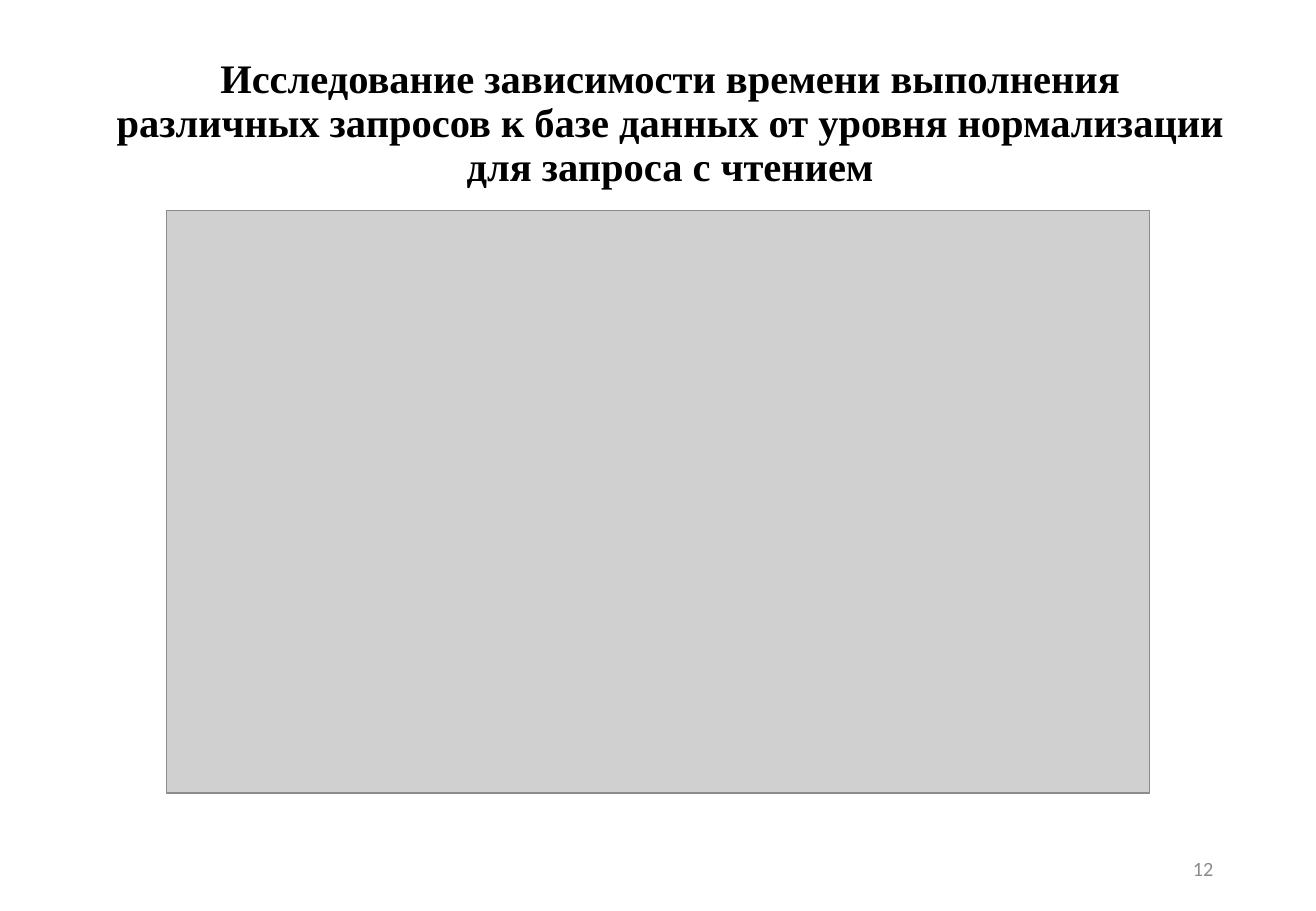
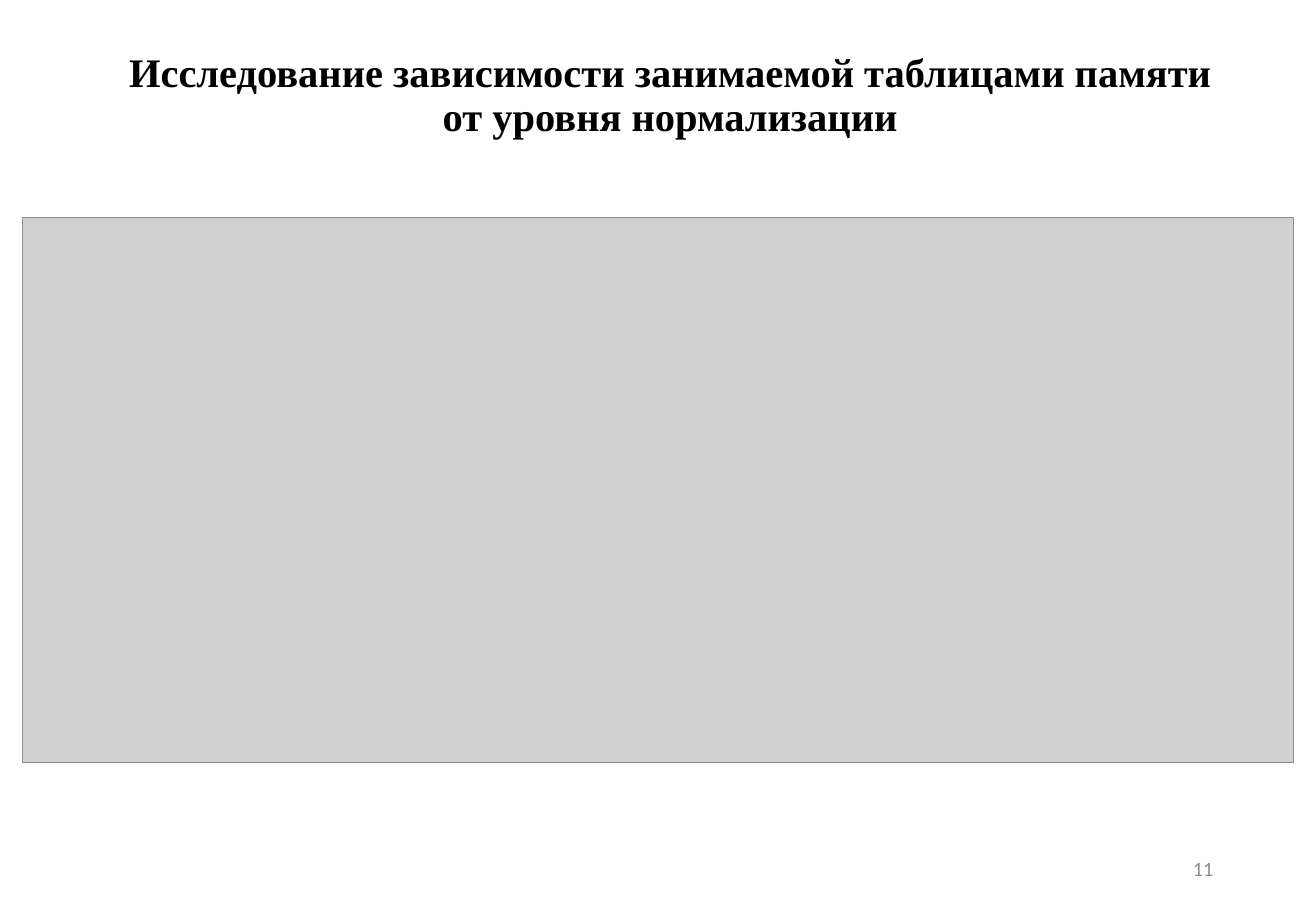
Before and after one commit to sampletext117/auto_normalization, a slide deck: slide 11 of main.pptx (slide 12 before the commit). Drawn at 1316x911 pixels with LibreOffice and Linux fonts; fonts in the diff are those of the drawing; grey boxes stand for pictures. Boxes give left, top, right and bottom in pixels: in the first picture for what was removed or moved away, otherwise in the second. Text is boxed around its words. In the diff, an @@ line names an element or a change of style, - is before the commit and + after.

```diff
--- a/main.pptx
+++ b/main.pptx
@@ title at [129,58,1211,139]: text changed @@
-Исследование зависимости времени выполнения различных запросов к базе данных от уровня нормализации для запроса с чтением
+Исследование зависимости занимаемой таблицами памяти от уровня нормализации
@@ picture: place and size @@
-picture at [166,210,1151,793]
+picture at [23,218,1294,763]
@@ page number at [1193,863,1213,876]: text changed @@
-12
+11
```
Also in this commit, not shown: 4 other slides changed, 4 slides added, 5 slides removed, 6 other files.
